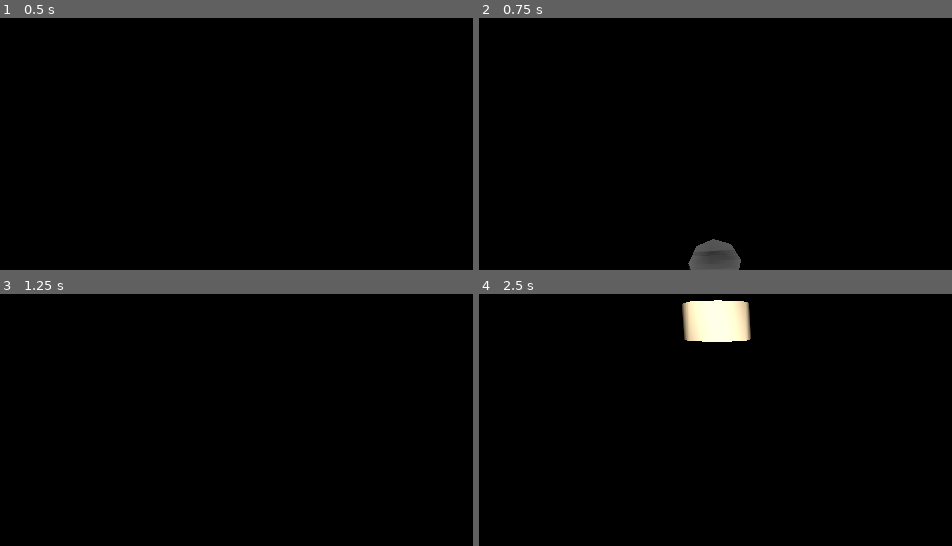
Above: before the commit, frames 1-4 (two rows, left to right).
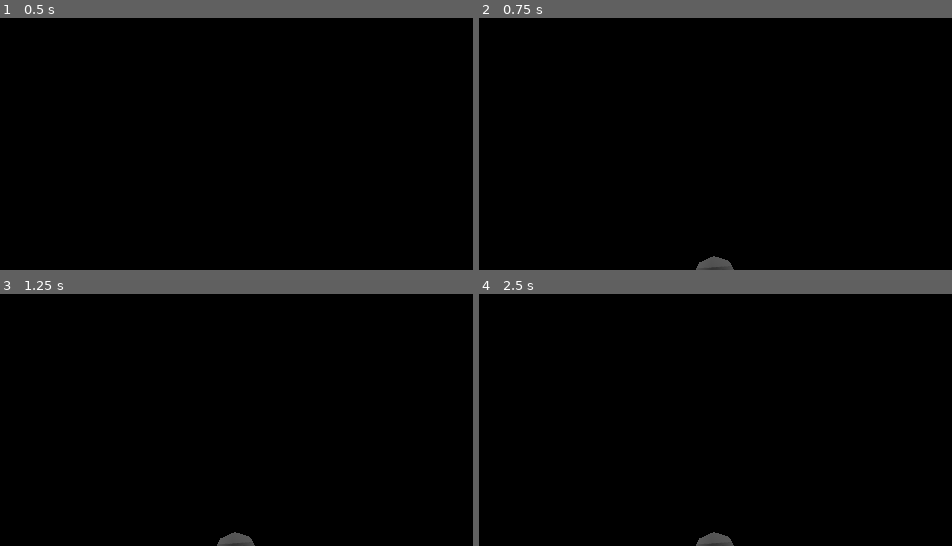
Above: after the commit, the same moments.

Repository: toolness/cat-in-the-coop
Game: Godot game, scene res://assets/Cooper_Hewitt/Cooper_Hewitt_Level.tscn
Two runs of this game, one before a commit and one after it. Both use one fixed random seed, a clock stepped at 60 frames per second and the inputs below.
Inputs (mouse positions are in pixels of both pictures, inside the frame that each line leads up to):
- Up to frame 1 (0.5 s): no input
- Up to frame 2 (0.75 s): tap Enter at 0.5 s; move the mouse to (758, 43) at 0.52 s; hold W (movement_forward) from 0.53 s (still down); click (758, 43) at 0.6 s
- Up to frame 3 (1.25 s): keep holding W (movement_forward); tap Space (movement_jump) at 0.77 s
- Up to frame 4 (2.5 s): keep holding W (movement_forward); move the mouse to (672, 321) at 1.27 s; click (672, 321) at 1.35 s; tap Space (movement_jump) at 1.52, 2 s; move the mouse to (734, 314) at 2.02 s; tap F (flashlight) at 2.1 s; click (734, 314) at 2.3 s

Frame 1 is identical in both runs. In frame 2, 0.8% of the frame differs, in the area x 44-56%, y 87-100%; in frame 3, 0.3%; in frame 4, 2.6%, in the area x 42-58%, y 2-100%.

Commit message:
Pause player input during scripted sequences.

Diff:
--- a/Objective_Manager.gd
+++ b/Objective_Manager.gd
@@ -5,6 +5,7 @@
 const CATFOOD_DISTANCE_FROM_PLAYER = 10
 
 var picture_texture
+var player
 var objectives = []
 var current_objective_idx = -1
 var inside_objective: bool
@@ -25,6 +26,11 @@
 	# TODO: We should be picking a random objective to be our
 	# current one, not using the first one we iterate over.
 	set_current_objective(0)
+
+
+func initialize(new_player, new_picture_texture):
+	player = new_player
+	picture_texture = new_picture_texture
 
 
 func set_current_objective(i):
@@ -49,7 +55,7 @@
 		thing.queue_free()
 
 
-func put_down_food(player):
+func put_down_food():
 	var catfood = catfood_scene.instance()
 	get_tree().root.add_child(catfood)
 
@@ -57,6 +63,8 @@
 	# TODO: Ideally we should raycast or something to make sure the food doesn't
 	# appear inside/beyonmd a wall, etc.
 	catfood.global_transform.origin = in_front_of_player
+
+	player.pause()
 
 	if inside_objective:
 		player.play_sound("jump")
@@ -85,6 +93,8 @@
 		yield(curtain.show_text("Alas, it seems your cat is not nearby."), "completed")
 		hide_and_remove([catfood])
 		curtain.hide()
+
+	player.unpause()
 
 
 func suspend_giprobe():
--- a/Player.gd
+++ b/Player.gd
@@ -31,6 +31,8 @@
 
 var objective_manager: ObjectiveManager
 
+var is_paused: bool = false
+
 # Called when the node enters the scene tree for the first time.
 func _ready():
 	starting_position = global_transform.origin
@@ -58,10 +60,20 @@
 
 func set_objective_manager(new_objective_manager):
 	objective_manager = new_objective_manager
-	objective_manager.picture_texture = picture_texture
+	objective_manager.initialize(self, picture_texture)
+
+
+func pause():
+	is_paused = true
+
+func unpause():
+	is_paused = false
 
 
 func _physics_process(delta):
+	if is_paused:
+		return
+
 	process_input(delta)
 	process_movement(delta)
 	process_view_input(delta)
@@ -129,7 +141,7 @@
 
 
 	if Input.is_action_just_pressed("fire"):
-		objective_manager.put_down_food(self)
+		objective_manager.put_down_food()
 
 	if Input.is_action_just_pressed("reload"):
 		var visibility = !$HUD.visible
@@ -224,6 +236,9 @@
 
 
 func _input(event):
+	if is_paused:
+		return
+
 	if Input.get_mouse_mode() != Input.MOUSE_MODE_CAPTURED:
 		return
 
